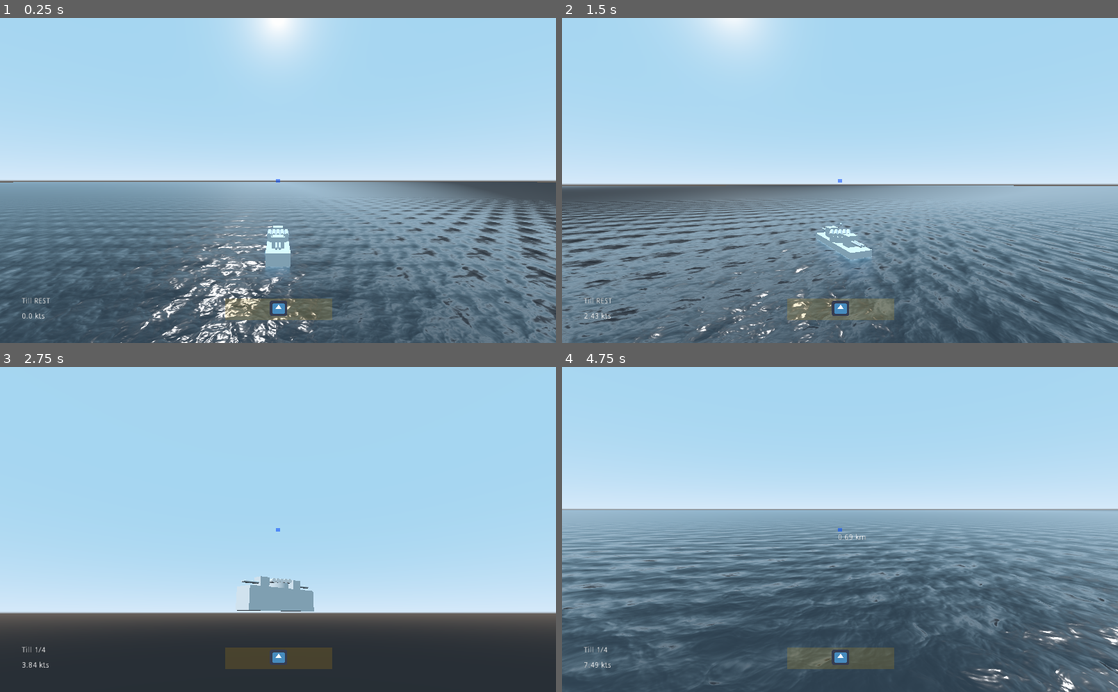
Above: before the commit, frames 1-4 (two rows, left to right).
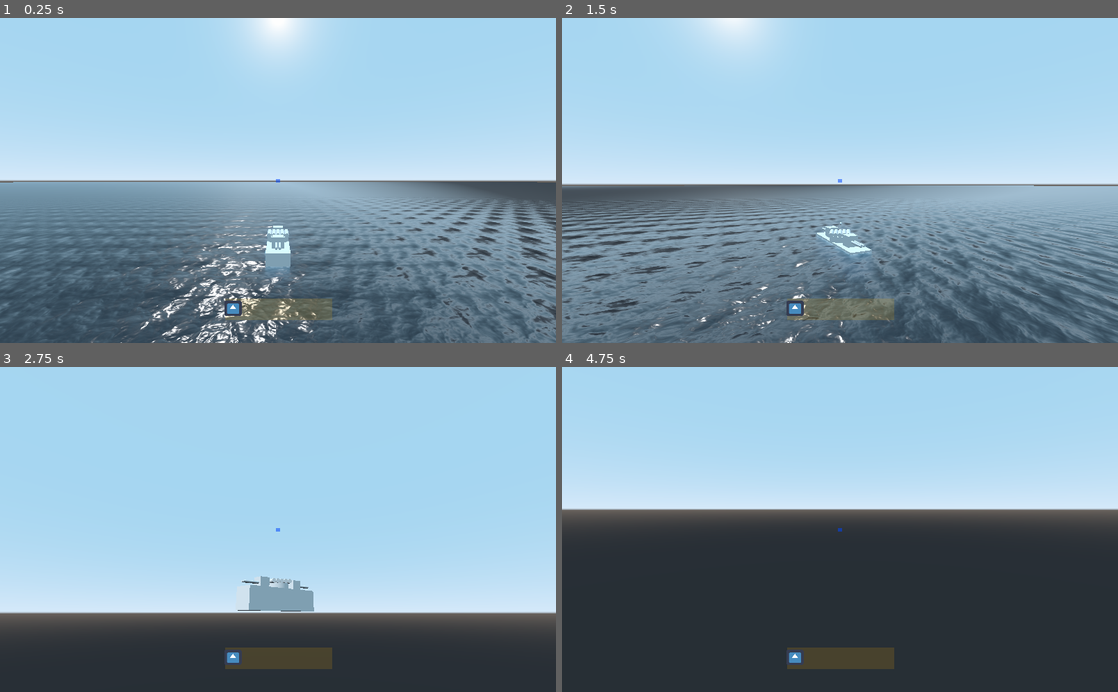
Above: after the commit, the same moments.

Repository: IndustrialDonut/IWARSHIPS
Game: Godot game, scene res://Map.tscn
Two runs of this game, one before a commit and one after it. Both use one fixed random seed, a clock stepped at 60 frames per second and the inputs below. The engine's default icon, where the game draws it, is replaced by a stand-in: a white triangle on a blue panel in a dark square.
Inputs (mouse positions are in pixels of both pictures, inside the frame that each line leads up to):
- Up to frame 1 (0.25 s): no input
- Up to frame 2 (1.5 s): move the mouse to (867, 180) at 0.52 s; hold W (forward) 0.53-1.28 s; hold Ctrl (ctrl) 0.53-1.28 s; move the mouse to (728, 196) at 1.27 s; hold S (back) from 1.28 s (still down); click (728, 196) at 1.35 s
- Up to frame 3 (2.75 s): move the mouse to (289, 523) at 2.02 s; release S (back) at 2.03 s; hold W (forward) from 2.03 s (still down); right-click (289, 523) at 2.1 s
- Up to frame 4 (4.75 s): keep holding W (forward); tap Enter at 2.75 s; move the mouse to (834, 536) at 2.77 s; tap 3 (select_torpedo) at 2.85 s; move the mouse to (878, 532) at 3.52 s; hold Shift (sprint) 3.53-4.28 s; move the mouse to (795, 526) at 4.27 s; tap Mouse wheel up (zoom_in) at 4.35 s

The runs differ from the first frame. In frame 1, 0.4% of the frame differs, in the area x 3-55%, y 70-100%; in frame 2, 14%; in frame 3, 0.4%; in frame 4, 56%, in the area x 0-100%, y 44-100%.

Commit message:
refactoring

Diff:
--- a/Game/Camera0.gd
+++ /dev/null
@@ -1,4 +0,0 @@
-extends Camera
-
-
-var cam3rd
--- a/Game/Camera1.gd
+++ /dev/null
@@ -1,4 +0,0 @@
-extends Camera
-
-
-var guncam
--- /dev/null
+++ b/Game/Globals/Helper.gd
@@ -0,0 +1,15 @@
+class_name Helper extends Node
+
+
+static func decimal_place_string(fValue, num_places):
+	# formatting to have 2 decimal places
+	if fValue == 0:
+		var string = "0.0"
+		for i in range(num_places-1):
+			string += "0"
+		return string
+
+	var a = str(fValue)
+	var array = a.split('.',false)
+	var new = array[0] + '.' + array[1].substr(0,2)
+	return new
--- a/Game/ShipBase.gd
+++ b/Game/ShipBase.gd
@@ -1,73 +1,16 @@
 extends RigidBody
 
-export var rudder_rate : float = 10 # rudder traverse rate
-
-export var health : float = 100
-
-export var quarter_speed : float = 10 # knots?
-
-const max_till = 4 # min is -1, 0 is no throttle
-
-const max_rudder : float = 3.0 # degrees ofc
-
-var targeted_location : Vector3
-
-var _till : int
-
-var _rudder_key_state = 0
-
-signal rudder_angle(normalized)
-signal speed(vel)
-signal s_till(till)
 
 func _physics_process(delta) -> void:
-	_process_rudder_state(delta)
-	_buoyancy()
-	_throttle()
 
-	emit_signal("rudder_angle", ($RP.rotation_degrees.y + max_rudder)/ (2 *max_rudder))
-	emit_signal("s_till", _till)
-	emit_signal("speed", global_transform.basis.xform_inv(linear_velocity))
+	if Input.is_action_just_pressed("back"):
+		$Propulsion.till_decrease()
+	elif Input.is_action_just_pressed("forward"):
+		$Propulsion.till_increase()
 
-
-func till_increase() -> void:
-	if _till < max_till:
-		_till += 1
-
-func till_decrease() -> void:
-	if _till > -1:
-		_till -= 1
-
-
-func set_rudder_key_state(state) -> void:
-	_rudder_key_state = state
-
-
-func set_target_point(point) -> void:
-	targeted_location = point
-
-
-func _process_rudder_state(delta) -> void:
-	match _rudder_key_state:
-		1:
-			if $RP.rotation_degrees.y < max_rudder:
-				$RP.rotation_degrees.y += delta
-		0:
-			if not is_zero_approx($RP.rotation_degrees.y):
-				if $RP.rotation_degrees.y > 0:
-					$RP.rotation_degrees.y -= delta
-				else:
-					$RP.rotation_degrees.y += delta
-		-1:
-			if abs($RP.rotation_degrees.y) < max_rudder:
-				$RP.rotation_degrees.y -= delta
-
-
-func _buoyancy() -> void:
-	add_force(Vector3(0,-mass * 9.8, 0), $CG.global_transform.origin - global_transform.origin)
-	add_force(Vector3(0, mass * 9.8 * lerp(0.9, 1.2, -transform.origin.y), 0), $CB.global_transform.origin - global_transform.origin)
-
-
-func _throttle() -> void:
-	var force = _till * quarter_speed
-	add_force(-$RP.global_transform.basis.z * force, $RP.global_transform.origin - global_transform.origin)
+	if Input.is_action_pressed("left"):
+		$Propulsion.set_rudder_key_state(-1)
+	elif Input.is_action_pressed("right"):
+		$Propulsion.set_rudder_key_state(1)
+	else:
+		$Propulsion.set_rudder_key_state(0)
--- a/Game/ShipController.tscn
+++ b/Game/ShipController.tscn
@@ -1,10 +1,6 @@
-[gd_scene load_steps=6 format=2]
+[gd_scene load_steps=2 format=2]
 
-[ext_resource path="res://icon.png" type="Texture" id=1]
 [ext_resource path="res://Ships/ShipController.gd" type="Script" id=2]
-[ext_resource path="res://Ships/HUD.gd" type="Script" id=3]
-[ext_resource path="res://Camera1.gd" type="Script" id=4]
-[ext_resource path="res://Camera0.gd" type="Script" id=5]
 
 [node name="ShipController" type="Spatial"]
 script = ExtResource( 2 )
@@ -19,93 +15,14 @@
 [node name="Camera" type="Camera" parent="H/V"]
 transform = Transform( 1, 0, 0, 0, 1, 0, 0, 0, 1, 0, 6.70159, 22.1317 )
 far = 2698.3
-script = ExtResource( 5 )
 
 [node name="GH" type="Spatial" parent="."]
 
 [node name="GV" type="Spatial" parent="GH"]
 transform = Transform( 1, 0, 0, 0, 1, 0, 0, 0, 1, 0, 2, 0 )
 
-[node name="Camera" type="Camera" parent="GH/GV"]
+[node name="Camera" type="Camera" parent="GH/GV" groups=[
+"guncam",
+]]
 transform = Transform( 1, 0, 0, 0, 0.996195, 0.0871557, 0, -0.0871557, 0.996195, 0, 0, 0 )
 far = 2698.3
-script = ExtResource( 4 )
-
-[node name="HUD" type="Control" parent="."]
-anchor_right = 1.0
-anchor_bottom = 1.0
-script = ExtResource( 3 )
-__meta__ = {
-"_edit_use_anchors_": false
-}
-
-[node name="ColorRect" type="ColorRect" parent="HUD"]
-anchor_left = 0.5
-anchor_top = 1.0
-anchor_right = 0.5
-anchor_bottom = 1.0
-margin_left = -96.9406
-margin_top = -81.8325
-margin_right = 100.059
-margin_bottom = -41.8325
-color = Color( 1, 0.701961, 0, 0.14902 )
-__meta__ = {
-"_edit_use_anchors_": false
-}
-
-[node name="TextureRect" type="TextureRect" parent="HUD/ColorRect"]
-anchor_left = 0.5
-anchor_top = 0.5
-anchor_right = 0.5
-anchor_bottom = 0.5
-margin_left = -100.403
-margin_top = -15.7473
-margin_right = -68.4027
-margin_bottom = 12.2527
-texture = ExtResource( 1 )
-expand = true
-__meta__ = {
-"_edit_use_anchors_": false
-}
-
-[node name="reticle" type="ColorRect" parent="HUD"]
-anchor_left = 0.5
-anchor_top = 0.5
-anchor_right = 0.5
-anchor_bottom = 0.5
-margin_left = -3.76605
-margin_top = -3.37457
-margin_right = 4.23395
-margin_bottom = 3.62543
-color = Color( 0, 0.27451, 1, 0.52549 )
-__meta__ = {
-"_edit_use_anchors_": false
-}
-
-[node name="range" type="Label" parent="HUD/reticle"]
-margin_left = 0.315002
-margin_top = 11.3393
-margin_right = 40.315
-margin_bottom = 25.3393
-
-[node name="Till" type="Label" parent="HUD"]
-anchor_top = 1.0
-anchor_bottom = 1.0
-margin_left = 40.0
-margin_top = -84.0
-margin_right = 119.0
-margin_bottom = -57.0
-__meta__ = {
-"_edit_use_anchors_": false
-}
-
-[node name="Speed" type="Label" parent="HUD"]
-anchor_top = 1.0
-anchor_bottom = 1.0
-margin_left = 40.0
-margin_top = -56.0
-margin_right = 119.0
-margin_bottom = -30.0
-__meta__ = {
-"_edit_use_anchors_": false
-}
--- /dev/null
+++ b/Game/ShipHUD.tscn
@@ -0,0 +1,83 @@
+[gd_scene load_steps=3 format=2]
+
+[ext_resource path="res://Ships/HUD.gd" type="Script" id=1]
+[ext_resource path="res://icon.png" type="Texture" id=2]
+
+[node name="HUD" type="Control"]
+anchor_right = 1.0
+anchor_bottom = 1.0
+script = ExtResource( 1 )
+__meta__ = {
+"_edit_use_anchors_": false
+}
+
+[node name="ColorRect" type="ColorRect" parent="."]
+anchor_left = 0.5
+anchor_top = 1.0
+anchor_right = 0.5
+anchor_bottom = 1.0
+margin_left = -96.9406
+margin_top = -81.8325
+margin_right = 100.059
+margin_bottom = -41.8325
+color = Color( 1, 0.701961, 0, 0.14902 )
+__meta__ = {
+"_edit_use_anchors_": false
+}
+
+[node name="TextureRect" type="TextureRect" parent="ColorRect"]
+anchor_left = 0.5
+anchor_top = 0.5
+anchor_right = 0.5
+anchor_bottom = 0.5
+margin_left = -100.403
+margin_top = -15.7473
+margin_right = -68.4027
+margin_bottom = 12.2527
+texture = ExtResource( 2 )
+expand = true
+__meta__ = {
+"_edit_use_anchors_": false
+}
+
+[node name="reticle" type="ColorRect" parent="."]
+anchor_left = 0.5
+anchor_top = 0.5
+anchor_right = 0.5
+anchor_bottom = 0.5
+margin_left = -3.76605
+margin_top = -3.37457
+margin_right = 4.23395
+margin_bottom = 3.62543
+color = Color( 0, 0.27451, 1, 0.52549 )
+__meta__ = {
+"_edit_use_anchors_": false
+}
+
+[node name="range" type="Label" parent="reticle"]
+margin_left = 0.315002
+margin_top = 11.3393
+margin_right = 40.315
+margin_bottom = 25.3393
+
+[node name="Till" type="Label" parent="."]
+anchor_top = 1.0
+anchor_bottom = 1.0
+margin_left = 40.0
+margin_top = -84.0
+margin_right = 119.0
+margin_bottom = -57.0
+__meta__ = {
+"_edit_use_anchors_": false
+}
+
+[node name="Speed" type="Label" parent="."]
+anchor_top = 1.0
+anchor_bottom = 1.0
+margin_left = 40.0
+margin_top = -56.0
+margin_right = 119.0
+margin_bottom = -30.0
+__meta__ = {
+"_edit_use_anchors_": false
+}
--- a/Game/Ships/ControlledDD.gd
+++ b/Game/Ships/ControlledDD.gd
@@ -1,6 +1,8 @@
 extends Spatial
 
-#func _process(delta: float) -> void:
-#	for turret in $ShipBase/Hull/TurretContainer.get_children():
-#		if $ShipBase.targeted_location != Vector3.ZERO:
-#			turret.look_at(Vector3.UP, $ShipBase.targeted_location)
+## IDK what the high-level thing here is supposed to even be?? An interface to
+## the outside somehow, a wrapper for all the functionality that makes the ship?
+## idk! Can it be empty? Perhaps? Perhaps I'll discover a need for it? This
+## necesarry hierarchy to the godot scene tree kinda gets on my nerves.
+
+export var health : float = 100
--- a/Game/Ships/ControlledDD.tscn
+++ b/Game/Ships/ControlledDD.tscn
@@ -1,10 +1,11 @@
-[gd_scene load_steps=8 format=2]
+[gd_scene load_steps=9 format=2]
 
 [ext_resource path="res://Ships/ShipBase.tscn" type="PackedScene" id=1]
 [ext_resource path="res://TurretDouble.tscn" type="PackedScene" id=2]
 [ext_resource path="res://ShipController.tscn" type="PackedScene" id=3]
 [ext_resource path="res://Ships/ControlledDD.gd" type="Script" id=4]
 [ext_resource path="res://Ships/Weapons.gd" type="Script" id=5]
+[ext_resource path="res://ShipHUD.tscn" type="PackedScene" id=6]
 
 [sub_resource type="CylinderMesh" id=1]
 top_radius = 0.2
@@ -15,14 +16,14 @@
 [node name="ControlledDD" type="Spatial"]
 script = ExtResource( 4 )
 
-[node name="ShipBase" parent="." instance=ExtResource( 1 )]
+[node name="ShipRB" parent="." instance=ExtResource( 1 )]
 
-[node name="ShipController" parent="." instance=ExtResource( 3 )]
-shipbase = NodePath("../ShipBase")
+[node name="CameraControl" parent="." instance=ExtResource( 3 )]
+ship_rb = NodePath("../ShipRB")
 
 [node name="Weapons" type="Spatial" parent="."]
 script = ExtResource( 5 )
-shipbase = NodePath("../ShipBase")
+shipbase = NodePath("../ShipRB")
 
 [node name="Torps" type="Spatial" parent="Weapons"]
 transform = Transform( 1, 0, 0, 0, 1, 0, 0, 0, 1, 0, 1.67276, 0 )
@@ -68,11 +69,9 @@
 [node name="TurretDouble2" parent="Weapons/Guns" instance=ExtResource( 2 )]
 transform = Transform( -1, 0, -8.74228e-08, 0, 1, 0, 8.74228e-08, 0, -1, 0, 1.42479, 2.10087 )
 
-[connection signal="rudder_angle" from="ShipBase" to="ShipController" method="_on_ShipBase_rudder_angle"]
-[connection signal="s_till" from="ShipBase" to="ShipController" method="_on_ShipBase_s_till"]
-[connection signal="speed" from="ShipBase" to="ShipController" method="_on_ShipBase_speed"]
-[connection signal="distance" from="ShipController" to="Weapons" method="_on_ShipController_distance"]
-[connection signal="distance" from="ShipController" to="ShipController/HUD" method="set_distance"]
+[node name="HUD" parent="." instance=ExtResource( 6 )]
+
+[connection signal="distance" from="CameraControl" to="Weapons" method="_on_ShipController_distance"]
 [connection signal="timeout" from="Weapons/Torps/Salvo" to="Weapons" method="_on_Salvo_timeout"]
 
-[editable path="ShipBase"]
+[editable path="ShipRB"]
--- a/Game/Ships/HUD.gd
+++ b/Game/Ships/HUD.gd
@@ -22,32 +22,21 @@
 		4:
 			word = "FULL"
 
-	$Till.text = "Till " + word
+	$Till.text = word
 
 
 func set_speed(vel : Vector3) -> void:
 	vel = -vel
-	$Speed.text = decimal_place_string(vel.z * CONSTANTS.US2KTS / 10.0, 1) + " kts" # scale speed down.
+	$Speed.text = Helper.decimal_place_string(vel.z * CONSTANTS.US2KTS / 10.0, 1) + " kts" # scale speed down.
 
 
 func set_distance(dist) -> void:
-	if "guncam" in get_viewport().get_camera():
+	if get_viewport().get_camera().is_in_group("guncam"):
 
 		var a = dist * CONSTANTS.KM_PER_UNIT
 
-		$reticle/range.text = decimal_place_string(a, 2) + " km"
+		$reticle/range.text = Helper.decimal_place_string(a, 2) + " km"
+
 	else:
+
 		$reticle/range.text = ""
-
-func decimal_place_string(fValue, num_places):
-	# formatting to have 2 decimal places
-	if fValue == 0:
-		var string = "0.0"
-		for i in range(num_places-1):
-			string += "0"
-		return string
-
-	var a = str(fValue)
-	var array = a.split('.',false)
-	var new = array[0] + '.' + array[1].substr(0,2)
-	return new
--- /dev/null
+++ b/Game/Ships/Propulsion.gd
@@ -0,0 +1,61 @@
+extends Spatial
+
+export(NodePath) onready var ship_rb = get_node(ship_rb)
+
+export var quarter_speed : float = 10 # knots?
+
+var _till : int
+
+const max_till = 4 # min is -1, 0 is no throttle
+
+var _rudder_key_state = 0
+
+const max_rudder : float = 3.0 # degrees ofc
+
+export var rudder_rate : float = 10 # rudder traverse rate
+
+signal rudder_angle(normalized)
+signal speed(vel)
+signal s_till(till)
+
+func _physics_process(delta: float) -> void:
+	_process_rudder_state(delta)
+	_throttle()
+
+	emit_signal("rudder_angle", ($RP.rotation_degrees.y + max_rudder)/ (2 *max_rudder))
+	emit_signal("s_till", _till)
+	emit_signal("speed", ship_rb.global_transform.basis.xform_inv(ship_rb.linear_velocity))
+
+
+func till_increase() -> void:
+	if _till < max_till:
+		_till += 1
+
+func till_decrease() -> void:
+	if _till > -1:
+		_till -= 1
+
+
+func set_rudder_key_state(state) -> void:
+	_rudder_key_state = state
+
+
+func _process_rudder_state(delta) -> void:
+	match _rudder_key_state:
+		1:
+			if $RP.rotation_degrees.y < max_rudder:
+				$RP.rotation_degrees.y += delta
+		0:
+			if not is_zero_approx($RP.rotation_degrees.y):
+				if $RP.rotation_degrees.y > 0:
+					$RP.rotation_degrees.y -= delta
+				else:
+					$RP.rotation_degrees.y += delta
+		-1:
+			if abs($RP.rotation_degrees.y) < max_rudder:
+				$RP.rotation_degrees.y -= delta
+
+
+func _throttle() -> void:
+	var force = _till * quarter_speed
+	ship_rb.add_force(-$RP.global_transform.basis.z * force, $RP.global_transform.origin - ship_rb.global_transform.origin)
--- a/Game/Ships/ShipBase.tscn
+++ b/Game/Ships/ShipBase.tscn
@@ -1,6 +1,11 @@
-[gd_scene load_steps=8 format=2]
+[gd_scene load_steps=10 format=2]
 
 [ext_resource path="res://ShipBase.gd" type="Script" id=1]
+[ext_resource path="res://Ships/ShipPhysics.gd" type="Script" id=2]
+[ext_resource path="res://Ships/Propulsion.gd" type="Script" id=3]
+
+[sub_resource type="BoxShape" id=6]
+extents = Vector3( 1, 1, 3.99771 )
 
 [sub_resource type="CubeMesh" id=1]
 size = Vector3( 2, 2, 8 )
@@ -23,16 +28,16 @@
 material = SubResource( 4 )
 size = Vector2( 0.05, 0.05 )
 
-[sub_resource type="BoxShape" id=6]
-extents = Vector3( 1, 1, 3.99771 )
-
-[node name="ShipBase" type="RigidBody"]
+[node name="ShipRB" type="RigidBody"]
 mass = 10.0
 gravity_scale = 0.0
 can_sleep = false
 linear_damp = 0.25
 angular_damp = 1.0
 script = ExtResource( 1 )
+
+[node name="CollisionShape" type="CollisionShape" parent="."]
+shape = SubResource( 6 )
 
 [node name="Hull" type="Spatial" parent="."]
 
@@ -52,15 +57,18 @@
 mesh = SubResource( 5 )
 material/0 = null
 
-[node name="CollisionShape" type="CollisionShape" parent="."]
-shape = SubResource( 6 )
+[node name="Propulsion" type="Spatial" parent="."]
+script = ExtResource( 3 )
+ship_rb = NodePath("..")
 
-[node name="RP" type="Spatial" parent="."]
+[node name="RP" type="Spatial" parent="Propulsion"]
 transform = Transform( 1, 0, 0, 0, 1, 0, 0, 0, 1, 0, -0.116908, 4.04874 )
 
-[node name="CG" type="Spatial" parent="."]
+[node name="Buoyancy" type="Spatial" parent="."]
+script = ExtResource( 2 )
+ship_rb = NodePath("..")
+
+[node name="CG" type="Spatial" parent="Buoyancy"]
 transform = Transform( 1, 0, 0, 0, 1, 0, 0, 0, 1, 0, -1.06524, 0 )
 
-[node name="CB" type="Spatial" parent="."]
-
-[node name="Propulsion" type="Spatial" parent="."]
+[node name="CB" type="Spatial" parent="Buoyancy"]
--- a/Game/Ships/ShipController.gd
+++ b/Game/Ships/ShipController.gd
@@ -1,6 +1,7 @@
 extends Spatial
 
-export(NodePath) onready var shipbase = get_node(shipbase)
+#export(NodePath) onready var shipbase = get_node(shipbase)
+export(NodePath) onready var ship_rb = get_node(ship_rb)
 
 export var vertical_cam_speed := 0.1
 
@@ -33,7 +34,7 @@
 
 func _process(delta: float) -> void:
 
-	global_transform.origin = shipbase.global_transform.origin
+	global_transform.origin = ship_rb.global_transform.origin
 
 	_target_point()
 
@@ -48,17 +49,6 @@
 	else:
 		Input.set_mouse_mode(Input.MOUSE_MODE_CAPTURED)
 
-	if Input.is_action_just_pressed("back"):
-		shipbase.till_decrease()
-	elif Input.is_action_just_pressed("forward"):
-		shipbase.till_increase()
-
-	if Input.is_action_pressed("left"):
-		shipbase.set_rudder_key_state(-1)
-	elif Input.is_action_pressed("right"):
-		shipbase.set_rudder_key_state(1)
-	else:
-		shipbase.set_rudder_key_state(0)
 
 	if Input.is_action_just_pressed("map"):
 		_bSkyView = !_bSkyView
@@ -69,16 +59,6 @@
 		else:
 			$H/V/Camera.transform = _last_local_cam_trans
 
-
-
-func _on_ShipBase_rudder_angle(normalized) -> void:
-	$HUD.set_rudder_angle(normalized)
-
-func _on_ShipBase_s_till(till) -> void:
-	$HUD.set_till(till)
-
-func _on_ShipBase_speed(vel) -> void:
-	$HUD.set_speed(vel)
 
 
 func _target_point() -> void:
@@ -95,6 +75,6 @@
 
 	var world_target = dir * d + cam_point_flat
 
-	shipbase.set_target_point(world_target)
+	#shipbase.set_target_point(world_target)
 
 	emit_signal("distance", d)
--- /dev/null
+++ b/Game/Ships/ShipPhysics.gd
@@ -0,0 +1,12 @@
+extends Spatial
+
+export(NodePath) onready var ship_rb = get_node(ship_rb)
+
+
+func _physics_process(delta: float) -> void:
+	_buoyancy()
+
+
+func _buoyancy() -> void:
+	ship_rb.add_force(Vector3(0,-ship_rb.mass * 9.8, 0), $CG.global_transform.origin - ship_rb.global_transform.origin)
+	ship_rb.add_force(Vector3(0, ship_rb.mass * 9.8 * lerp(0.9, 1.2, -transform.origin.y), 0), $CB.global_transform.origin - ship_rb.global_transform.origin)
--- a/Game/Ships/Weapons.gd
+++ b/Game/Ships/Weapons.gd
@@ -1,4 +1,9 @@
 extends Spatial
+
+#func _process(delta: float) -> void:
+#	for turret in $ShipBase/Hull/TurretContainer.get_children():
+#		if $ShipBase.targeted_location != Vector3.ZERO:
+#			turret.look_at(Vector3.UP, $ShipBase.targeted_location)
 
 
 export(NodePath) onready var shipbase = get_node(shipbase)
--- a/Game/project.godot
+++ b/Game/project.godot
@@ -13,9 +13,15 @@
 "class": "CONSTANTS",
 "language": "GDScript",
 "path": "res://Globals/Global1.gd"
+}, {
+"base": "Node",
+"class": "Helper",
+"language": "GDScript",
+"path": "res://Globals/Helper.gd"
 } ]
 _global_script_class_icons={
-"CONSTANTS": ""
+"CONSTANTS": "",
+"Helper": ""
 }
 
 [application]
